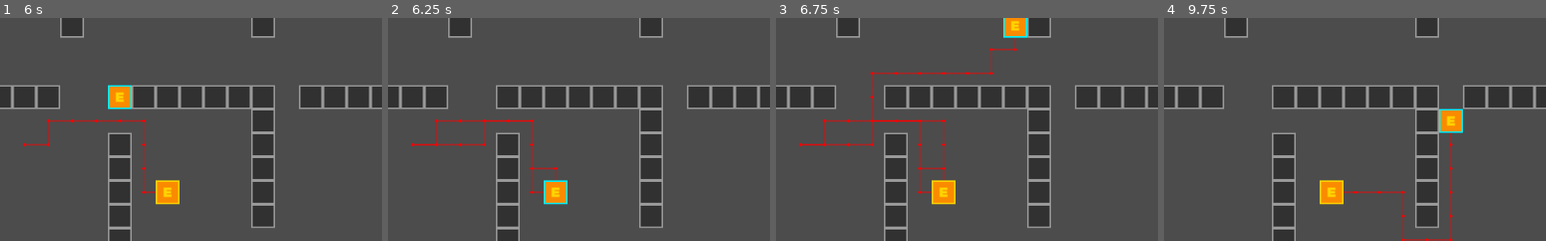
Above: before the commit, frames 1-4 (left to right).
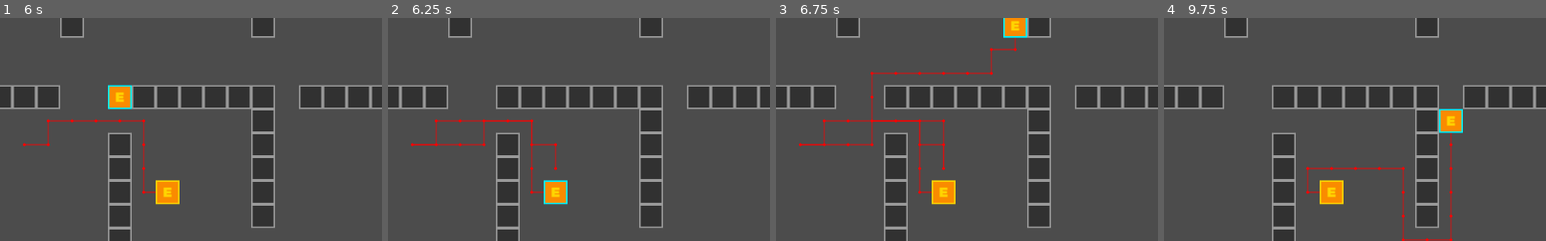
Above: after the commit, the same moments.

Repository: Matthew-Underwood/Jasper
Game: Godot game, scene res://scenes/main.tscn
The game is run twice, just before and just after one commit, with the same random seed, the same clock (stepped at 60 frames per second) and the same inputs.
Inputs (mouse positions are % of the whole screen's width and height, from its top left):
- Up to frame 1 (6 s): tap Enter at 0.5 s; drag from (5, 8) to (5, 83) at 0.52 s; click (5, 83) at 1.25 s; drag from (5, 83) to (5, 8) at 1.27 s; click (5, 8) at 2 s; move the mouse to (64, 83) at 2.02 s; press the mouse at (64, 83) at 2.03 s; release the mouse at (64, 83) at 2.75 s; drag from (45, 70) to (5, 83) at 2.77 s; click (5, 83) at 3.5 s; drag from (5, 83) to (55, 50) at 3.52 s; click (55, 50) at 4.25 s; drag from (20, 35) to (64, 83) at 4.27 s; move the mouse to (55, 50) at 5.02 s; press the mouse at (55, 50) at 5.03 s; release the mouse at (55, 50) at 5.75 s; drag from (55, 51) to (64, 83) at 5.77 s
- Up to frame 2 (6.25 s): no input
- Up to frame 3 (6.75 s): move the mouse to (72, 45) at 6.52 s; press the mouse at (72, 45) at 6.53 s
- Up to frame 4 (9.75 s): release the mouse at (72, 45) at 7.25 s; drag from (73, 45) to (64, 83) at 7.27 s; move the mouse to (60, 28) at 8.02 s; press the mouse at (60, 28) at 8.03 s; release the mouse at (60, 28) at 8.75 s; drag from (45, 70) to (64, 83) at 8.77 s; move the mouse to (80, 65) at 9.52 s; press the mouse at (80, 65) at 9.53 s
The pictures show only the part of the screen within x 42-92%, y 44-94%; the shares and areas given below are measured in that part.

Frame 1 is identical in both runs. In frame 2, 0.2% of the frame differs, in the area x 37-45%, y 55-74%; in frame 3, 0.2%; in frame 4, 0.5%, in the area x 37-63%, y 66-80%.

Commit message:
Rough fix
Rough fix by preventing the user from being able to create a waypoint on the character.

Diff:
--- a/classes/character_info.gd
+++ b/classes/character_info.gd
@@ -2,6 +2,7 @@
 
 var _id : int
 var _colour : Color
+var _position : Vector2
 
 func _init(id : int, colour : Color):
 	_id = id
@@ -10,5 +11,11 @@
 func getId() -> int:
 	return _id
 
+func setPosition(position : Vector2):
+	_position = position
+
+func getPosition() -> Vector2:
+	return _position
+
 func getColour():
 	return _colour
--- a/node/character.gd
+++ b/node/character.gd
@@ -56,16 +56,14 @@
 
 func _change_state(new_state):
 	if new_state == States.FOLLOW:
+		_characterInfo.setPosition(position)
 		#TODO is this misleading? Its checking for waypoint exists not the path
 		if _tileMap.hasPath(_characterInfo, _target_position):
 			return
 		if !_tileMap.isWalkable(_characterInfo, _target_position):
 			return
-		_path = _tileMap.createPath(
-			_characterInfo,
-			position,
-			_target_position
-		)
+		_path = _tileMap.createPath(_characterInfo,_target_position)
+
 		if not _path or len(_path) == 1:
 			_change_state(States.IDLE)
 			return
--- a/node/tile_map.gd
+++ b/node/tile_map.gd
@@ -52,6 +52,7 @@
 	if !_waypoints.has(currentId, 0):
 		return
 	for waypoint in _waypoints.getAll(currentId):
+		print("add")
 		_addWayPointNode(waypoint["end"])
 
 
@@ -63,12 +64,11 @@
 	var worldPos = world_to_map(targetPoint)
 	return _pathing.isWalkable(worldPos)
 
-func createPath(characterInfo : CharacterInfo, startPoint : Vector2, targetPoint : Vector2):
-
+func createPath(characterInfo : CharacterInfo, targetPoint : Vector2):
 	_characterInfo = characterInfo
 	var currentId = characterInfo.getId()
 	var pathWorld = []
-	self.pathStartPosition = startPoint
+	self.pathStartPosition = _characterInfo.getPosition()
 	self.pathEndPosition = targetPoint
 
 	_recalculatePath(currentId)
@@ -85,9 +85,14 @@
 	var id = _characterInfo.getId()
 	if Input.is_action_just_pressed("confirm_click"):
 		var clickedPosition = world_to_map(get_viewport().get_mouse_position())
+		if clickedPosition == world_to_map(_characterInfo.getPosition()):
+			return
 		_waypointIds = _waypoints.hasPosition(id, clickedPosition)
 	#TODO return false if null in WayPoint class
 	if Input.is_action_pressed("confirm_click") && _waypointIds != null && !_waypointIds.empty():
+		var clickedPosition = world_to_map(get_viewport().get_mouse_position())
+		if clickedPosition == world_to_map(_characterInfo.getPosition()):
+			return
 		var heldPosition = world_to_map(get_viewport().get_mouse_position())
 		_waypoints.updatePosition(id, _waypointIds, heldPosition)
 		_recalculatePath(id)
